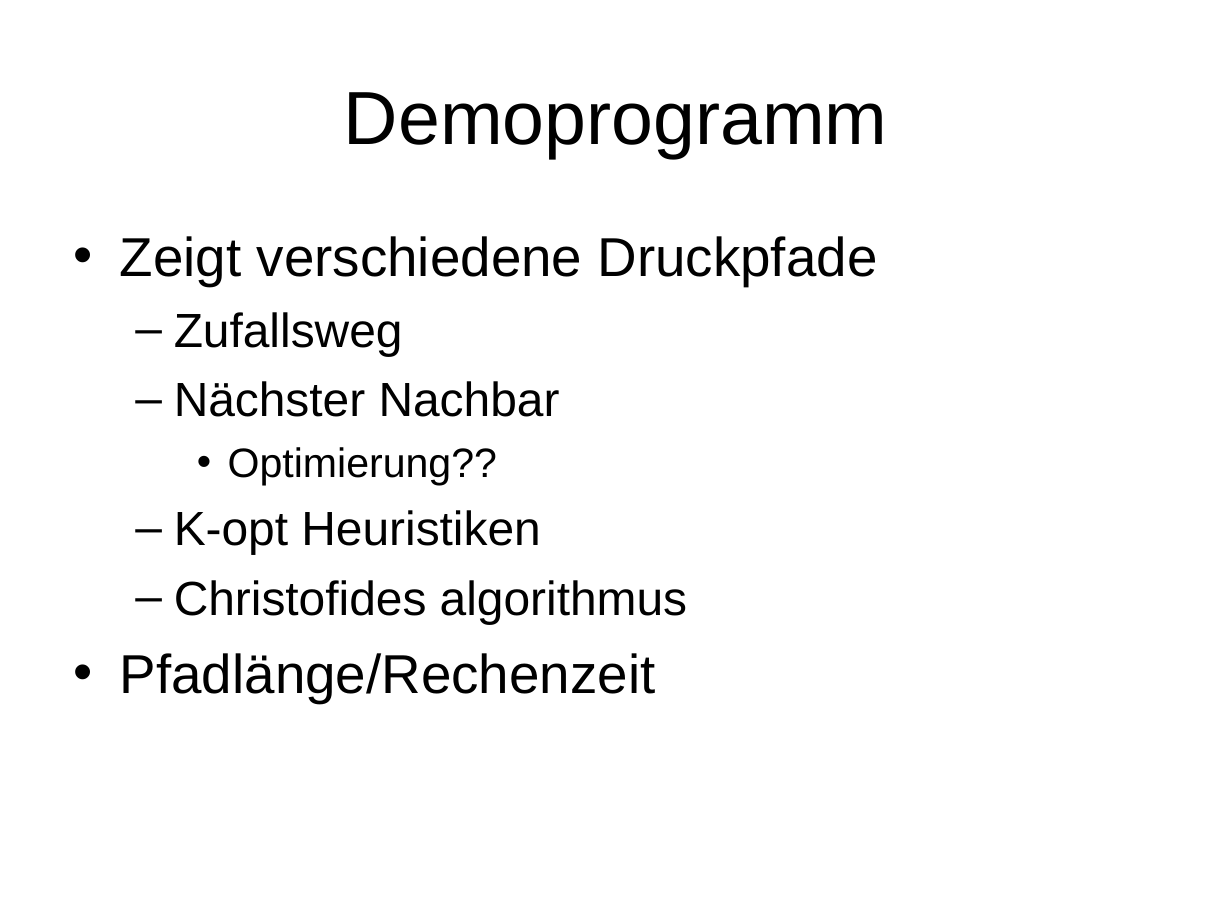
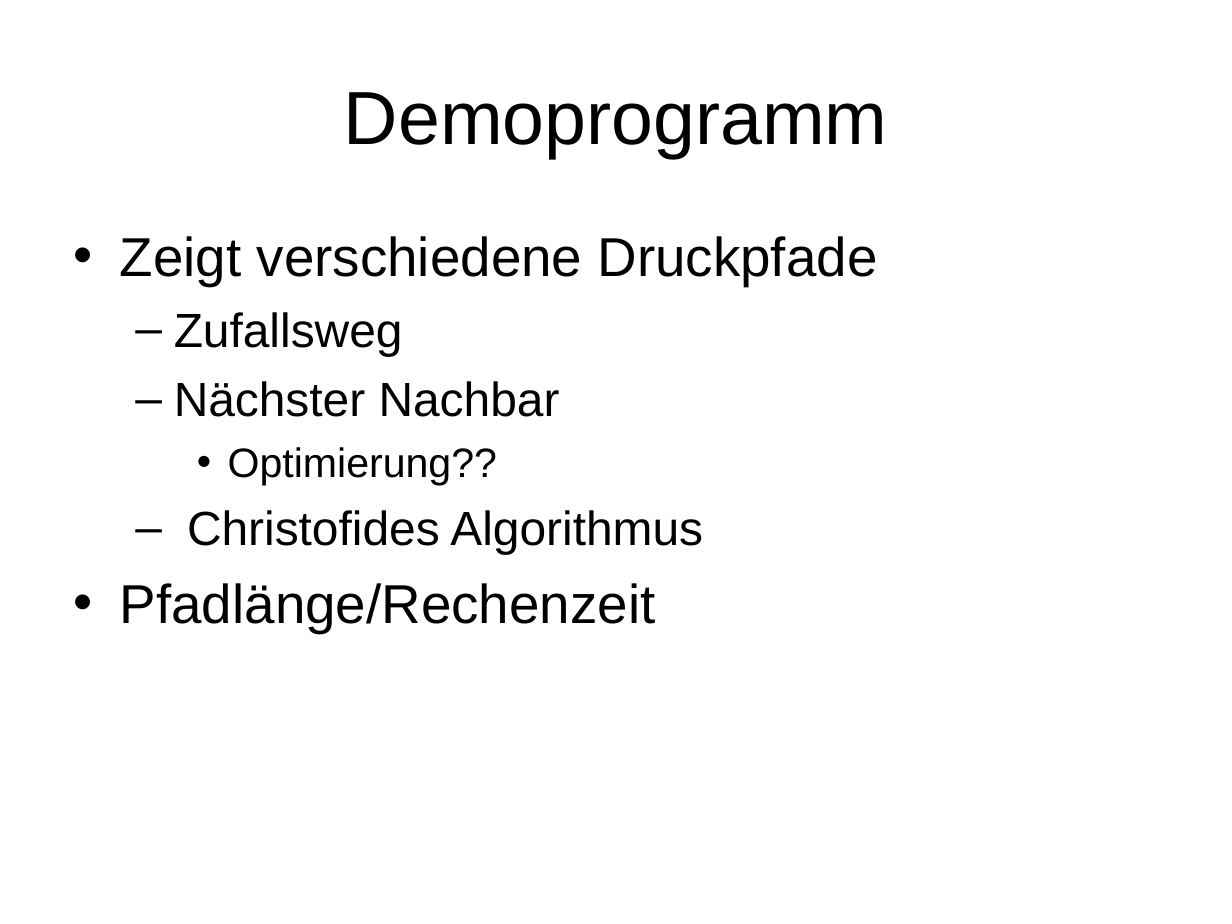
Before and after one commit to khase/MotionPlanning, a slide deck: slide 7 of Seminar/Themenvorschlag-3D-Print.ppt. Drawn at 1232x924 pixels with LibreOffice and Linux fonts; fonts in the diff are those of the drawing. Boxes give left, top, right and bottom in pixels: in the first picture for what was removed or moved away, otherwise in the second. Text is boxed around its words. In the diff, an @@ line names an element or a change of style, - is before the commit and + after.

```diff
--- a/Seminar/Themenvorschlag-3D-Print.ppt
+++ b/Seminar/Themenvorschlag-3D-Print.ppt
@@ text at [187, 510, 703, 554]: text changed @@
-  – K-opt Heuristiken
-  – Christofides algorithmus
+  – Christofides Algorithmus
```
Also in this commit, not shown: 1 other slide changed, 9 other files.
